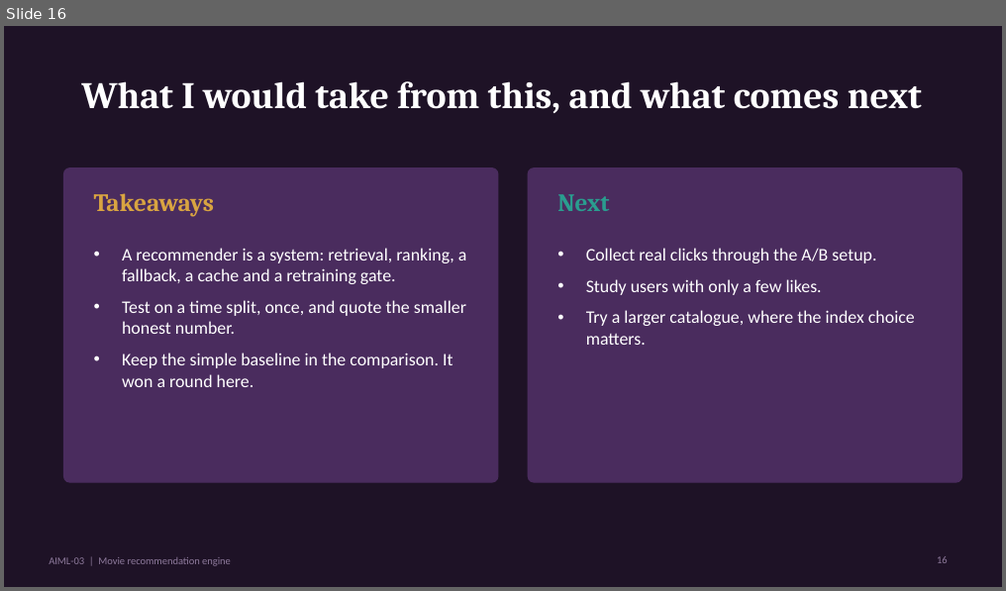
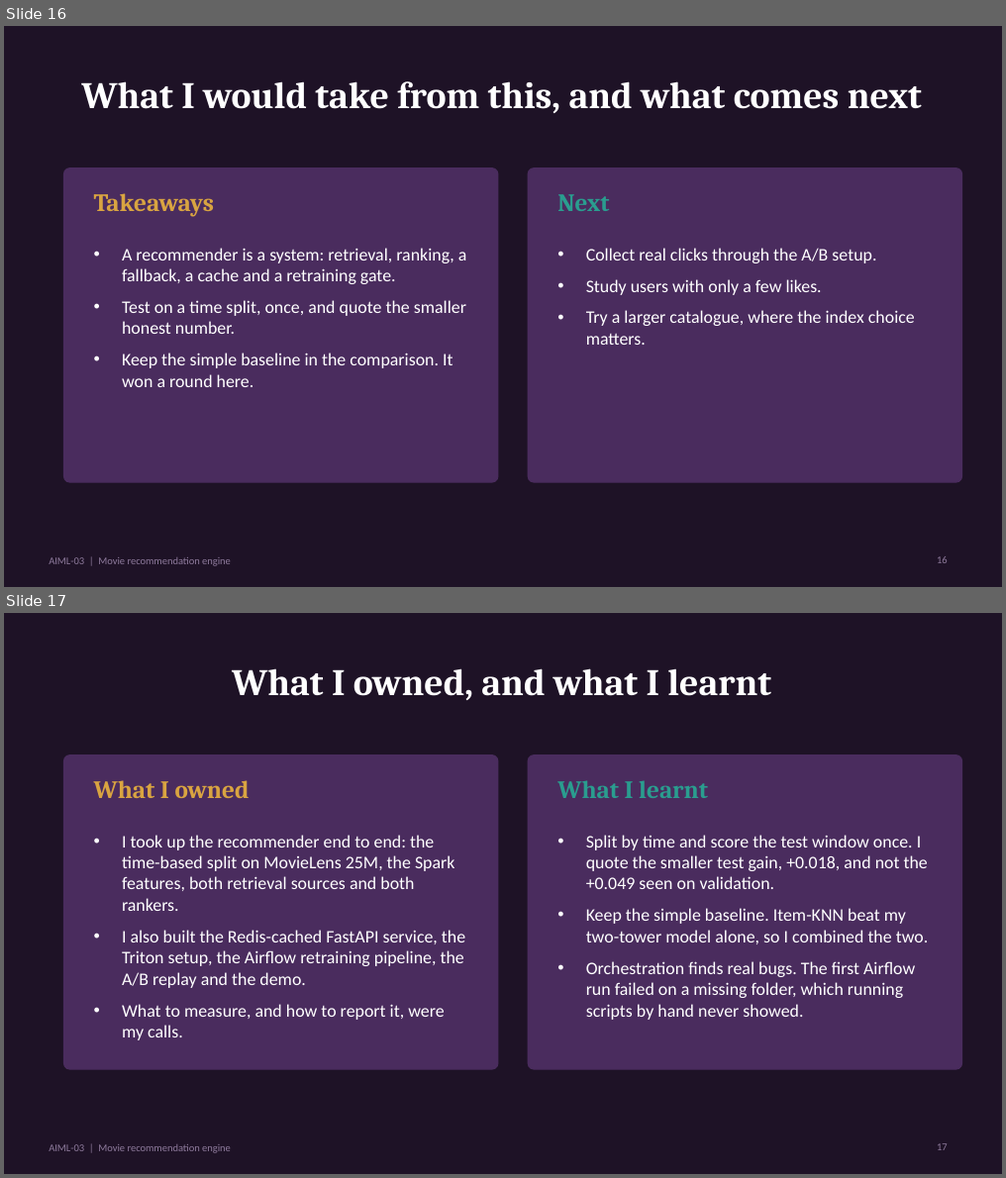
Before and after one commit to ram15x/nexvia-aiml-internship, a slide deck: AIML-03/deliverables/AIML03_Recommendation_Engine.pptx. Shown one above the other, each under a label of ours: slide 16 before the commit, slides 16 and 17 after it. The pictures are 1006x591 and 1006x1178 pixels, drawn with LibreOffice and Linux fonts; fonts in the diff are those of the drawing. Boxes give left, top, right and bottom in pixels: in the first picture for what was removed or moved away, otherwise in the second. Text is boxed around its words. In the diff, an @@ line names an element or a change of style, - is before the commit and + after.

Commit message:
Correct test counts in AIML-02 docs; add ownership and learning slide to both decks

```diff
--- a/AIML-03/deliverables/AIML03_Recommendation_Engine.pptx
+++ b/AIML-03/deliverables/AIML03_Recommendation_Engine.pptx
@@ slide 17 added at (4,613,1002,1174), background #1E1226; not listed: 1 template element that a slide beside it also shows @@
@@ title added at (232,668,771,700), 36 pt, text #FFFFFF, bold @@
+What I owned, and what I learnt
@@ rounded rectangle added at (63,756,498,1069), fill #4A2C5E, outline #4A2C5E 1 pt @@
@@ rounded rectangle added at (528,756,962,1069), fill #4A2C5E, outline #4A2C5E 1 pt @@
@@ text added at (94,780,250,798), 24 pt, text #D9A441, bold @@
+What I owned
@@ text added at (557,780,708,798), 24 pt, text #2A9D8F, bold @@
+What I learnt
@@ text added at (122,835,465,1041), 17 pt, text #FFFFFF @@
+• I took up the recommender end to end: the time-based split on MovieLens 25M, the Spark features, both retrieval sources and both rankers.
+• I also built the Redis-cached FastAPI service, the Triton setup, the Airflow retraining pipeline, the A/B replay and the demo.
+• What to measure, and how to report it, were my calls.
@@ text added at (586,835,929,1020), 17 pt, text #FFFFFF @@
+• Split by time and score the test window once. I quote the smaller test gain, +0.018, and not the +0.049 seen on validation.
+• Keep the simple baseline. Item-KNN beat my two-tower model alone, so I combined the two.
+• Orchestration finds real bugs. The first Airflow run failed on a missing folder, which running scripts by hand never showed.
@@ page number added at (937,1144,947,1151), 10 pt, text #8E7A9C @@
+17
```
Also in this commit, not shown: 2 slides changed, 3 other files.
